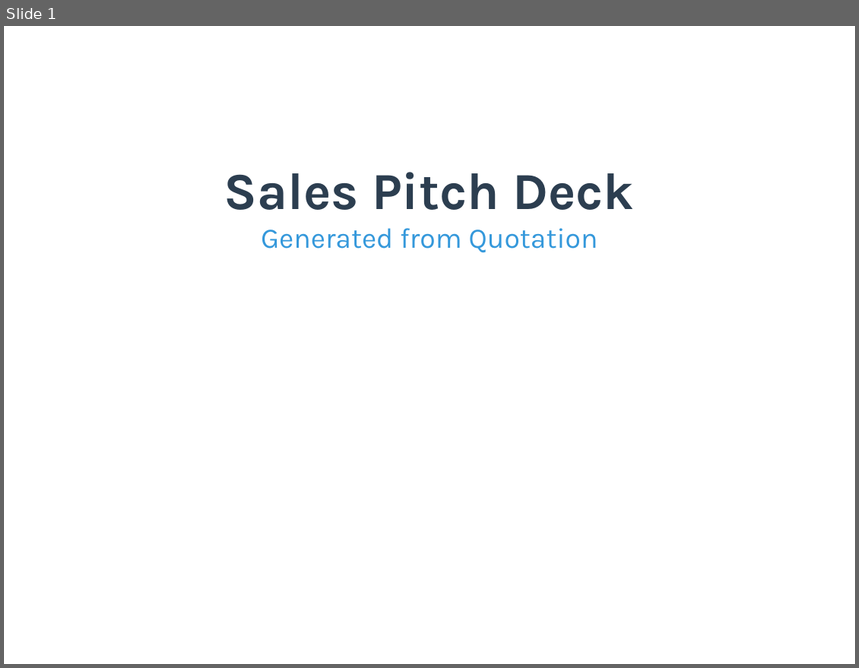
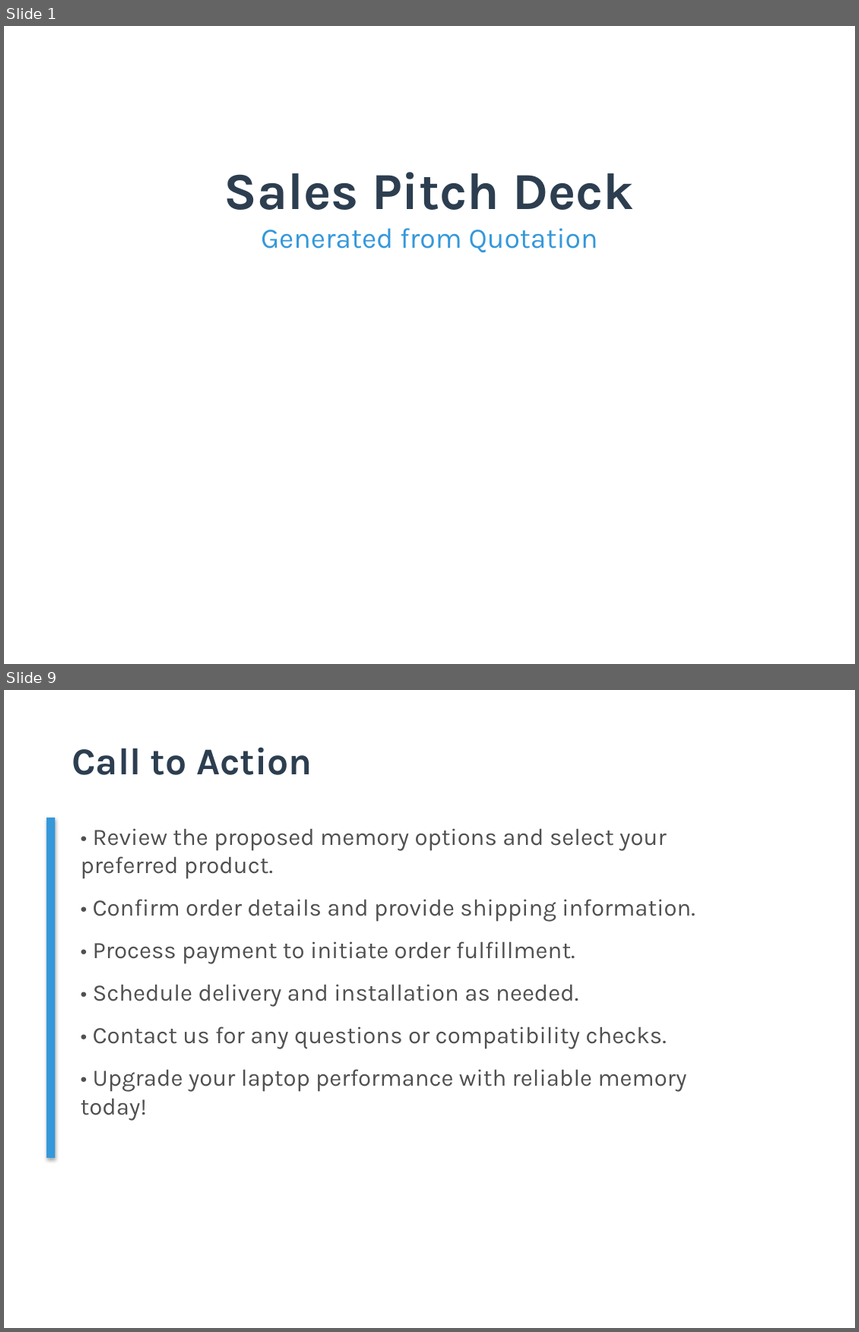
Before and after one commit to TejasGupta-27/b2b-sales-backend, a slide deck: Data/pitch_decks/pitch_deck_001.pptx. Shown one above the other, each under a label of ours: slide 1 before the commit, slides 1 and 9 after it; the slides between them are not shown. The pictures are 859x668 and 859x1332 pixels, drawn with LibreOffice and Linux fonts; fonts in the diff are those of the drawing. Boxes give left, top, right and bottom in pixels: in the first picture for what was removed or moved away, otherwise in the second. Text is boxed around its words. In the diff, an @@ line names an element or a change of style, - is before the commit and + after.

```diff
--- a/Data/pitch_decks/pitch_deck_001.pptx
+++ b/Data/pitch_decks/pitch_deck_001.pptx
@@ slide 9 added at [4,690,855,1328], background #FFFFFF @@
@@ text added at [72,747,313,775], 32 pt, text #2C3E50, bold @@
+Call to Action
@@ rectangle added at [47,818,55,1158], fill #3498DB @@
@@ text added at [81,828,696,1121], 20 pt, text #505050 @@
+• Review the proposed memory options and select your preferred product.
+• Confirm order details and provide shipping information.
+• Process payment to initiate order fulfillment.
+• Schedule delivery and installation as needed.
+• Contact us for any questions or compatibility checks.
+• Upgrade your laptop performance with reliable memory today!
```
Also in this commit, not shown: 1 slide changed, 7 other slides added, 8 slides removed, 23 other files.
